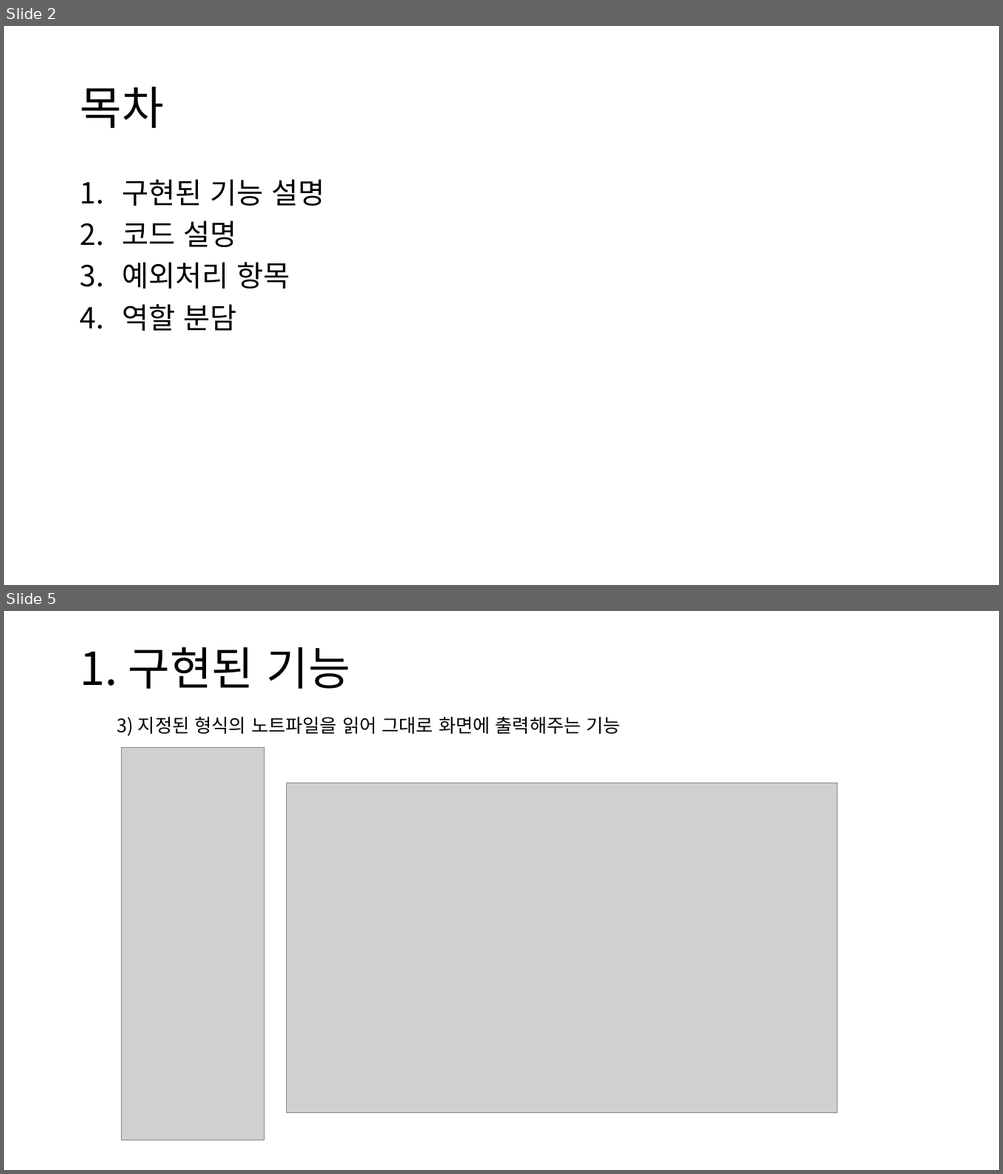
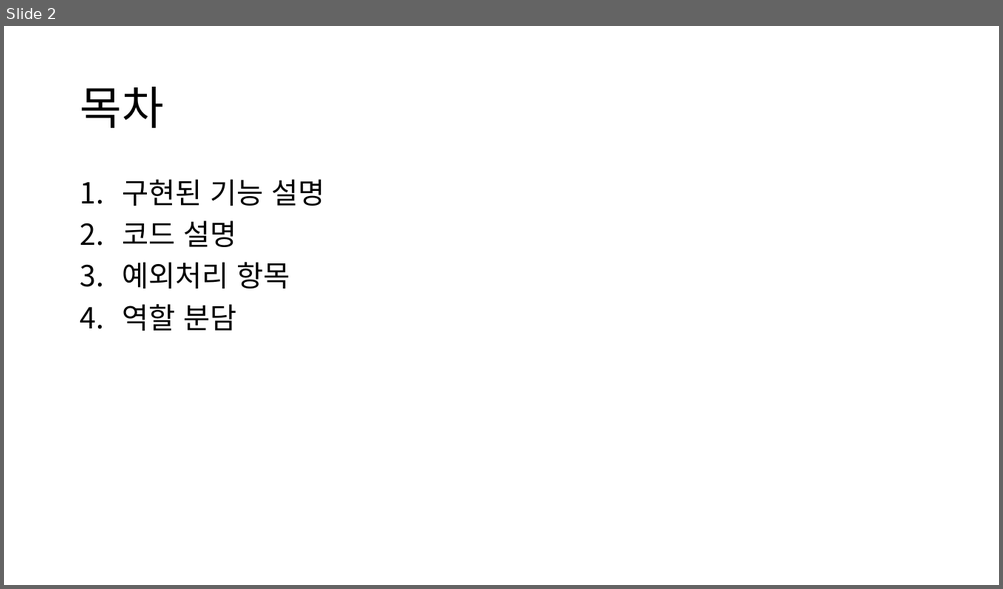
Before and after one commit to PKafka0320/clone-deemo, a slide deck: PSB_Project_report.pptx. Shown one above the other, each under a label of ours: slides 2 and 5 before the commit, slide 2 after it; the slides between them are not shown. The pictures are 1003x1174 and 1003x589 pixels, drawn with LibreOffice and Linux fonts; fonts in the diff are those of the drawing; grey boxes stand for pictures. Boxes give left, top, right and bottom in pixels: in the first picture for what was removed or moved away, otherwise in the second. Text is boxed around its words. In the diff, an @@ line names an element or a change of style, - is before the commit and + after.

```diff
--- a/PSB_Project_report.pptx
+++ b/PSB_Project_report.pptx
@@ slide 5 removed at [4,611,999,1170], background #FFFFFF @@
@@ title removed at [79,647,350,689] @@
-1. 구현된 기능
@@ text removed at [117,717,620,736] @@
-  3) 지정된 형식의 노트파일을 읽어 그대로 화면에 출력해주는 기능
@@ picture removed at [122,748,264,1141] @@
@@ picture removed at [286,783,836,1113] @@
```
Also in this commit, not shown: 2 slides changed, 1 slide added, 3 other slides removed, 1 other file.
